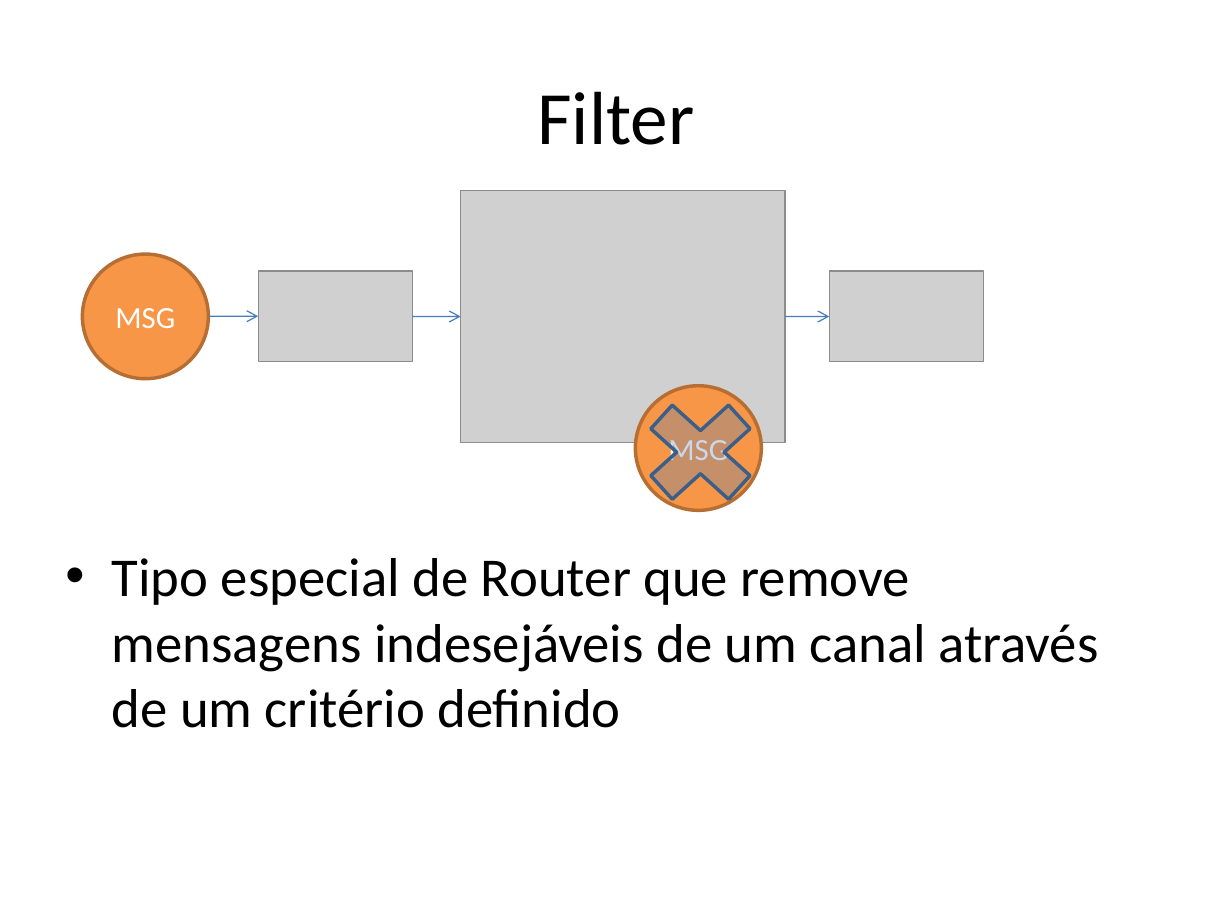
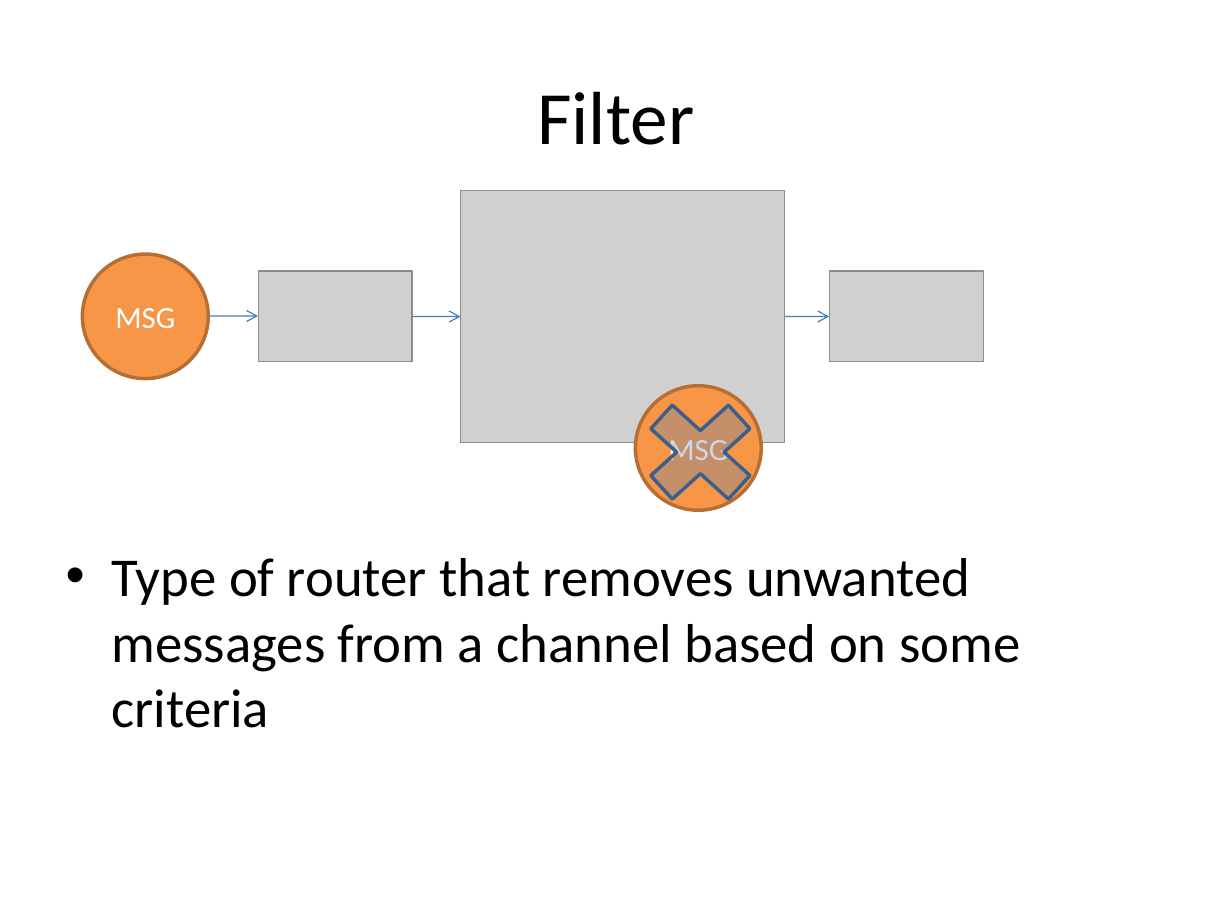
Before and after one commit to Cauliflower1988/cafe-si, a slide deck: slide 10 of src/site/training-resources/Sunset Integration.pptx. Drawn at 1232x924 pixels with LibreOffice and Linux fonts; fonts in the diff are those of the drawing; grey boxes stand for pictures. Boxes give left, top, right and bottom in pixels: in the first picture for what was removed or moved away, otherwise in the second. Text is boxed around its words. In the diff, an @@ line names an element or a change of style, - is before the commit and + after.

```diff
--- a/src/site/training-resources/Sunset Integration.pptx
+++ b/src/site/training-resources/Sunset Integration.pptx
@@ freeform shape at (208,317,257,317): outline redrawn @@
@@ text at (112,558,1020,728): text changed @@
-• Tipo especial de Router que remove mensagens indesejáveis de um canal através de um critério definido
+• Type of router that removes unwanted messages from a channel based on some criteria
```
Also in this commit, not shown: 12 other slides changed.
